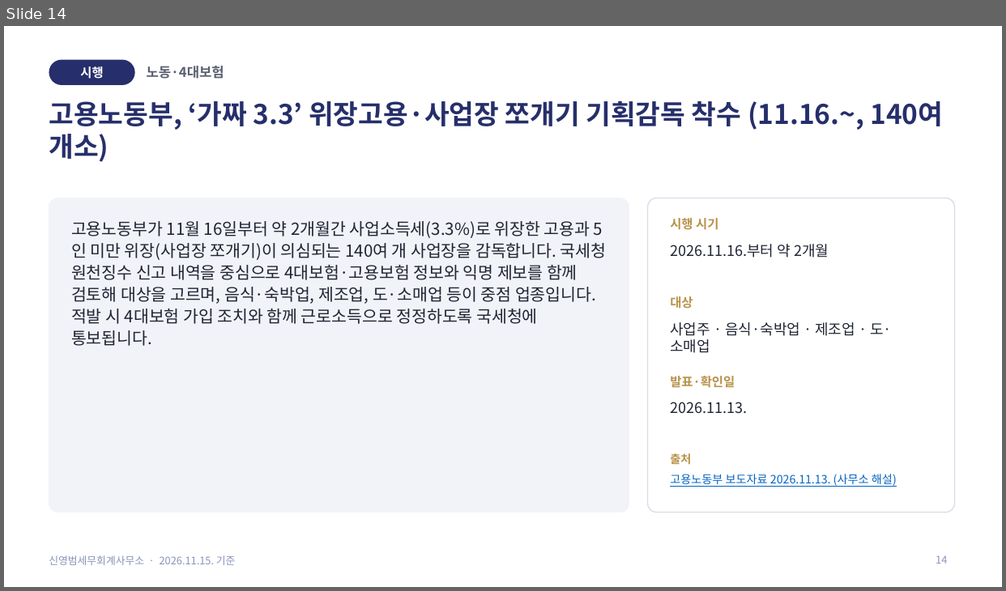
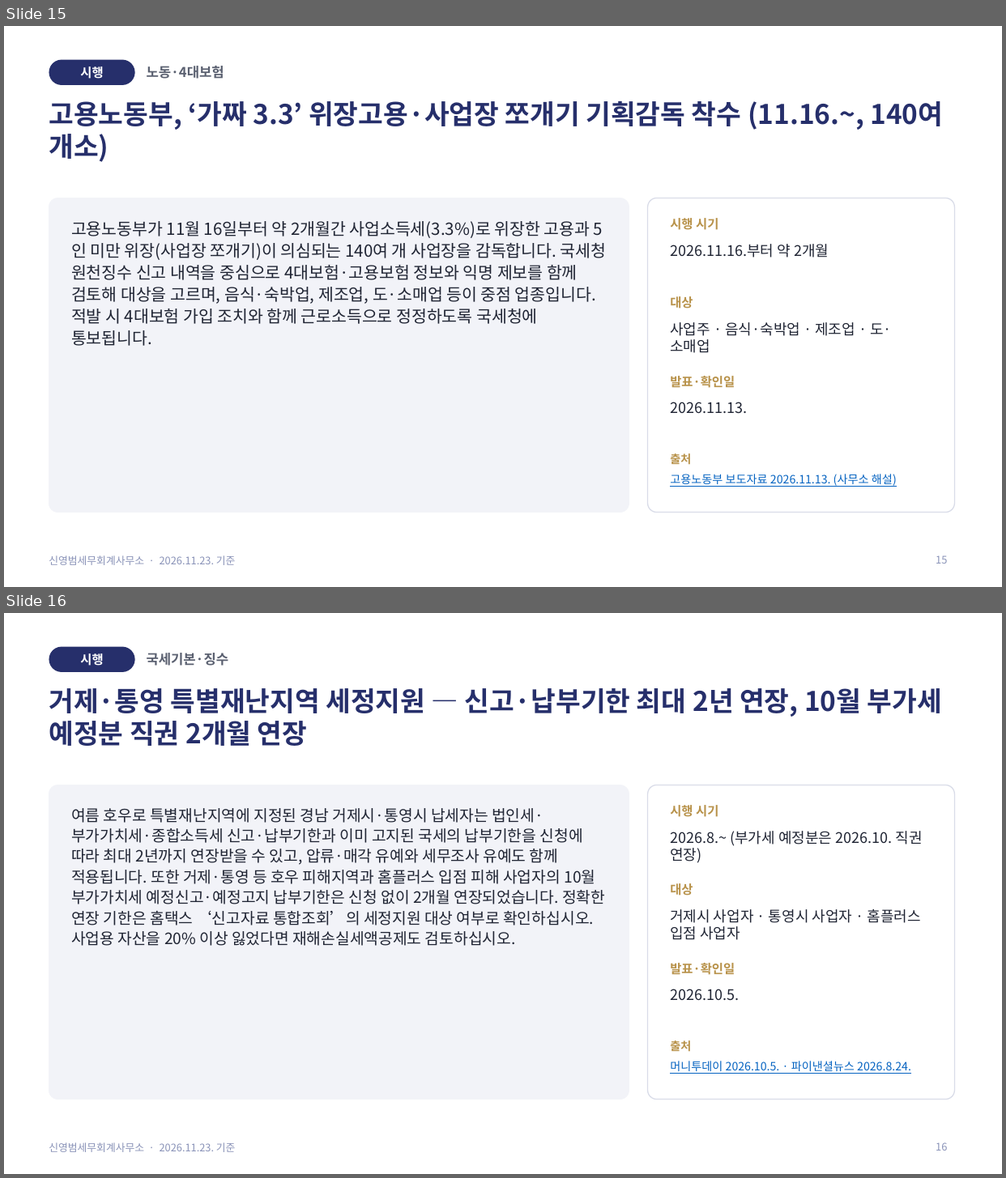
Before and after one commit to ctasyb-design/ctasyb-design.github.io, a slide deck: files/tax-law-update.pptx. Shown one above the other, each under a label of ours: slide 14 before the commit, slides 15 and 16 after it. The pictures are 1006x591 and 1006x1178 pixels, drawn with LibreOffice and Linux fonts; fonts in the diff are those of the drawing. Boxes give left, top, right and bottom in pixels: in the first picture for what was removed or moved away, otherwise in the second. Text is boxed around its words. In the diff, an @@ line names an element or a change of style, - is before the commit and + after.

```diff
--- a/files/tax-law-update.pptx
+++ b/files/tax-law-update.pptx
@@ slide 16 added at (4, 613, 1002, 1174), background #FFFFFF; not listed: 1 template element that a slide beside it also shows @@
@@ rounded rectangle added at (49, 647, 135, 672), fill #262F6B, 12 pt, text #FFFFFF, bold @@
+시행
@@ text added at (147, 653, 229, 666), 13 pt, text #5A6070, bold @@
+국세기본·징수
@@ text added at (49, 688, 942, 746), 26 pt, text #262F6B, bold @@
+거제·통영 특별재난지역 세정지원 — 신고·납부기한 최대 2년 연장, 10월 부가세 예정분 직권 2개월 연장
@@ rounded rectangle added at (49, 786, 629, 1100), fill #F2F3F8, outline #F2F3F8 0.5 pt @@
@@ rounded rectangle added at (648, 786, 955, 1100), fill #FFFFFF, outline #D9DCE8 1 pt @@
@@ text added at (670, 805, 718, 817), 12 pt, text #B8924A, bold @@
+시행 시기
@@ text added at (71, 808, 605, 946), 15 pt, text #1F2433 @@
+여름 호우로 특별재난지역에 지정된 경남 거제시·통영시 납세자는 법인세·부가가치세·종합소득세 신고·납부기한과 이미 고지된 국세의 납부기한을 신청에 따라 최대 2년까지 연장받을 수 있고, 압류·매각 유예와 세무조사 유예도 함께 적용됩니다. 또한 거제·통영 등 호우 피해지역과 홈플러스 입점 피해 사업자의 10월 부가가치세 예정신고·예정고지 납부기한은 신청 없이 2개월 연장되었습니다. 정확한 연장 기한은 홈택스 ‘신고자료 통합조회’의 세정지원 대상 여부로 확인하십시오. 사업용 자산을 20% 이상 잃었다면 재해손실세액공제도 검토하십시오.
@@ text added at (670, 831, 923, 863), 14 pt, text #1F2433 @@
+2026.8.~ (부가세 예정분은 2026.10. 직권 연장)
@@ text added at (670, 884, 692, 896), 12 pt, text #B8924A, bold @@
+대상
@@ text added at (670, 909, 921, 940), 14 pt, text #1F2433 @@
+거제시 사업자 · 통영시 사업자 · 홈플러스 입점 사업자
@@ text added at (670, 963, 735, 975), 12 pt, text #B8924A, bold @@
+발표·확인일
@@ text added at (670, 989, 739, 1001), 14 pt, text #1F2433 @@
+2026.10.5.
@@ text added at (670, 1041, 691, 1051), 11 pt, text #B8924A, bold @@
+출처
@@ text added at (670, 1061, 911, 1074), 11 pt, text #0563C1, underline @@
+머니투데이 2026.10.5. · 파이낸셜뉴스 2026.8.24.
@@ page number added at (936, 1143, 947, 1151), 10 pt, text #8A93B8 @@
+16
@@ what was slide 14 is now slide 15 @@
@@ slide 15 changed as well @@
@@ text at (49, 556, 236, 565): text changed @@
-신영범세무회계사무소 · 2026.11.15. 기준
+신영범세무회계사무소 · 2026.11.23. 기준
@@ page number at (936, 556, 947, 564): text changed @@
-14
+15
```
Also in this commit, not shown: 24 other slides changed, 1 other slide added.
